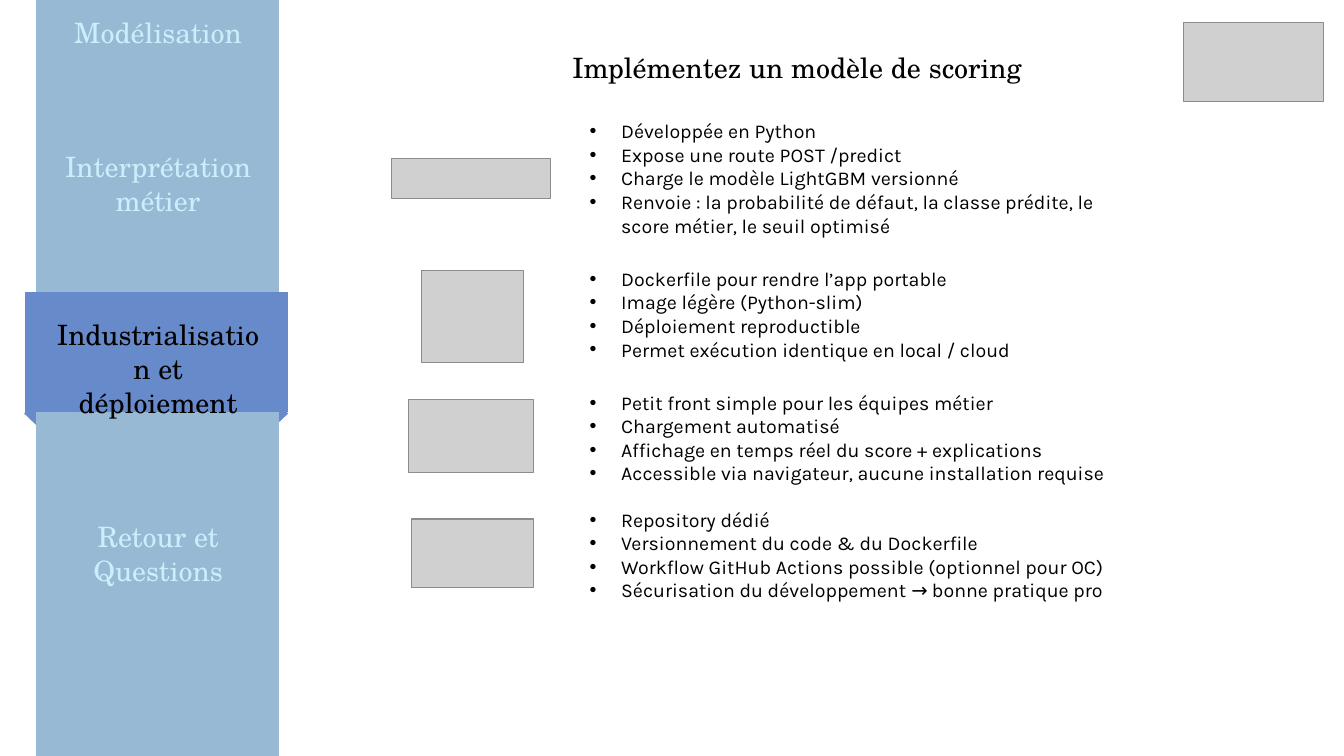
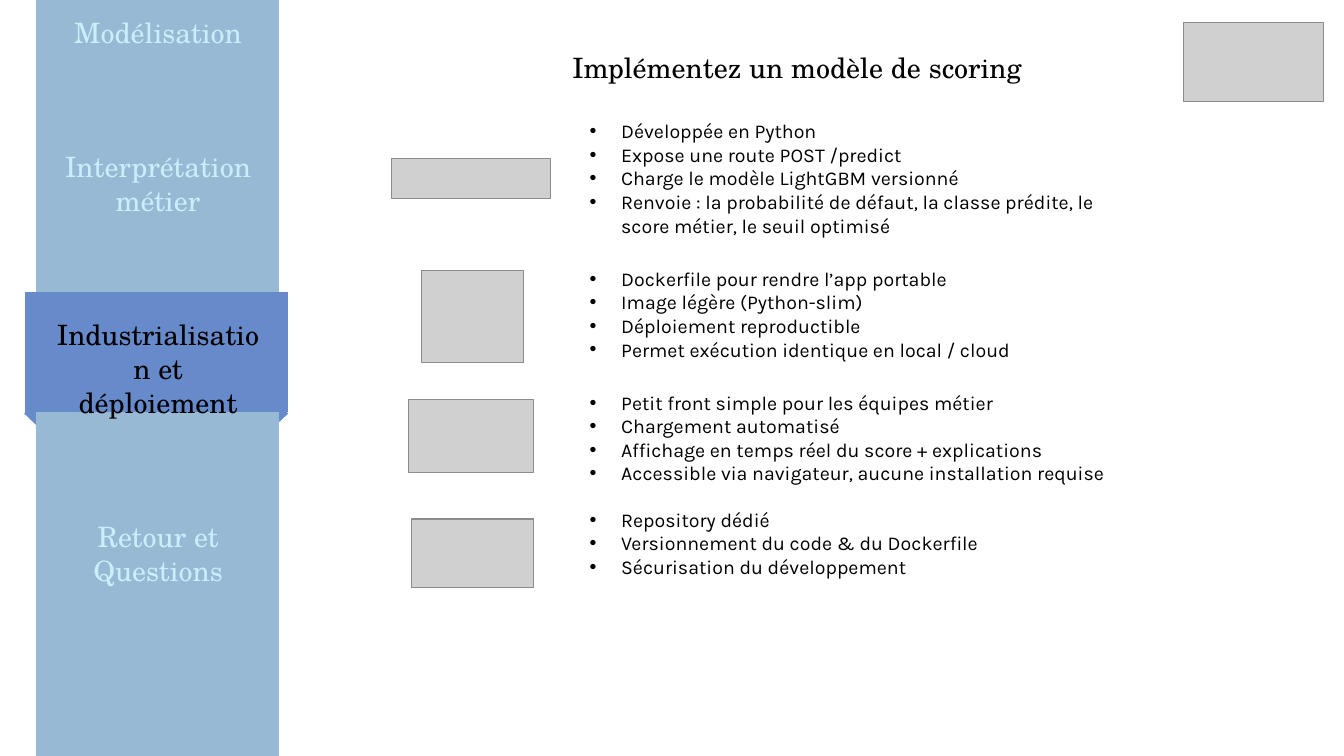
Before and after one commit to MargauxDupeyron/OC-P7-Implementez-un-modele-de-scoring, a slide deck: slide 30 of reports/Soutenance_Projet_7.pptx (slide 28 before the commit). Drawn at 1344x756 pixels with LibreOffice and Linux fonts; fonts in the diff are those of the drawing; grey boxes stand for pictures. Boxes give left, top, right and bottom in pixels: in the first picture for what was removed or moved away, otherwise in the second. Text is boxed around its words. In the diff, an @@ line names an element or a change of style, - is before the commit and + after.

```diff
--- a/reports/Soutenance_Projet_7.pptx
+++ b/reports/Soutenance_Projet_7.pptx
@@ text at box(621, 559, 907, 579): text changed @@
-• Workflow GitHub Actions possible (optionnel pour OC)
-• Sécurisation du développement → bonne pratique pro
+• Sécurisation du développement
```
Also in this commit, not shown: 11 other slides changed, 2 slides added, 1 other file.
